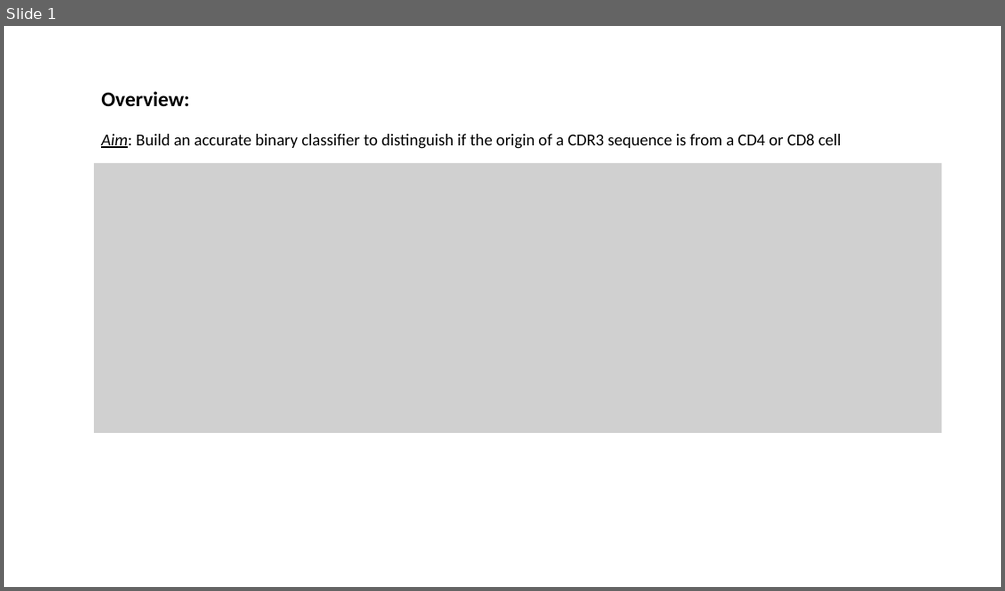
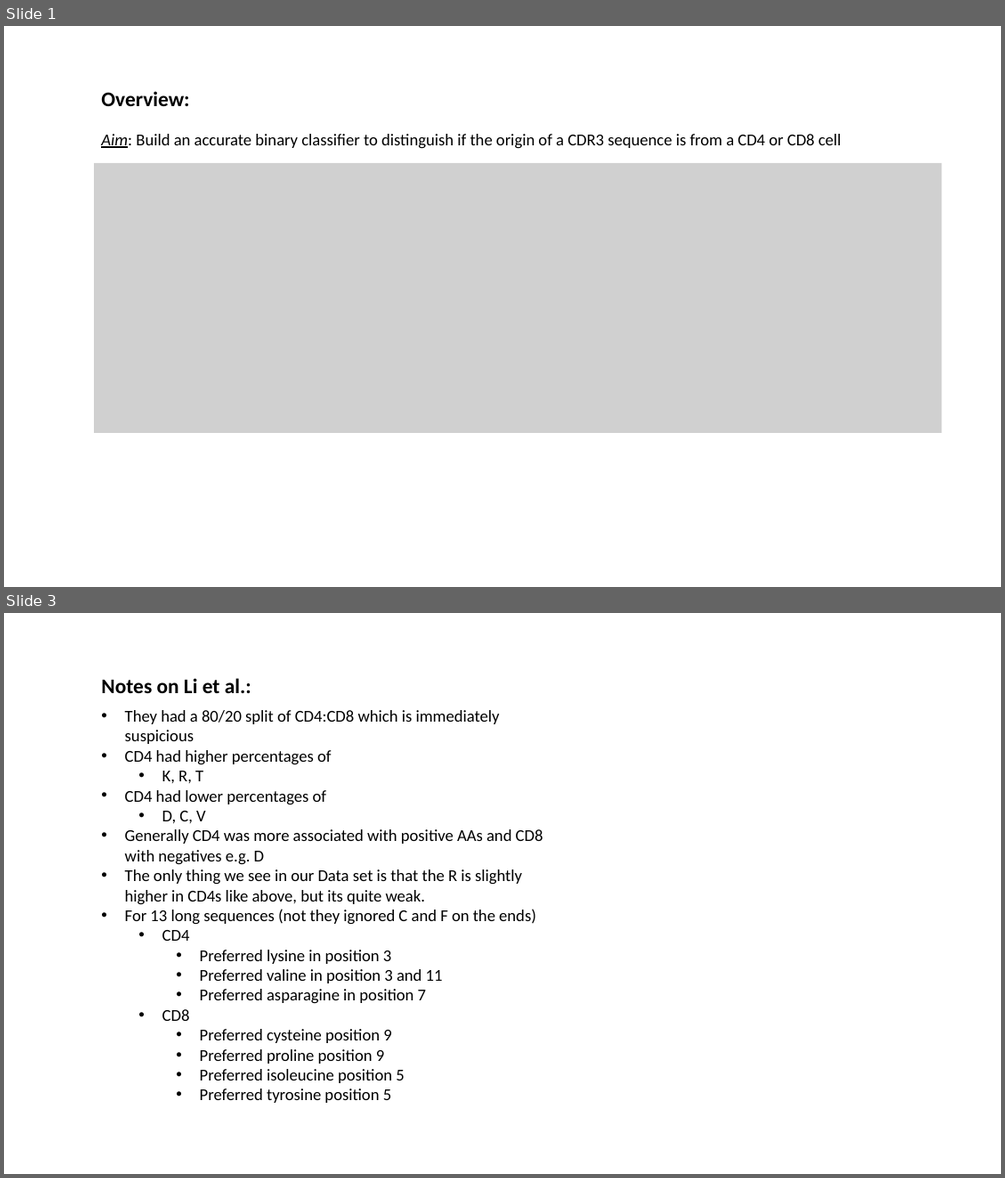
Before and after one commit to innate2adaptive/tcRIP, a slide deck: presentations/algorithm_overview.pptx. Shown one above the other, each under a label of ours: slide 1 before the commit, slides 1 and 3 after it; the slides between them are not shown. The pictures are 1005x591 and 1005x1178 pixels, drawn with LibreOffice and Linux fonts; fonts in the diff are those of the drawing; grey boxes stand for pictures. Boxes give left, top, right and bottom in pixels: in the first picture for what was removed or moved away, otherwise in the second. Text is boxed around its words. In the diff, an @@ line names an element or a change of style, - is before the commit and + after.

```diff
--- a/presentations/algorithm_overview.pptx
+++ b/presentations/algorithm_overview.pptx
@@ slide 3 added at bbox=[4, 613, 1001, 1174], background #FFFFFF @@
@@ text added at bbox=[101, 678, 251, 693], 20 pt, text #000000, bold @@
+Notes on Li et al.:
@@ text added at bbox=[125, 710, 543, 1103], 16 pt, text #000000 @@
+• They had a 80/20 split of CD4:CD8 which is immediately suspicious
+• CD4 had higher percentages of
+  • K, R, T
+• CD4 had lower percentages of
+  • D, C, V
+• Generally CD4 was more associated with positive AAs and CD8 with negatives e.g. D
+• The only thing we see in our Data set is that the R is slightly higher in CD4s like above, but its quite weak.
+• For 13 long sequences (not they ignored C and F on the ends)
+  • CD4
+    • Preferred lysine in position 3
+    • Preferred valine in position 3 and 11
+    • Preferred asparagine in position 7
+  • CD8
+    • Preferred cysteine position 9
+    • Preferred proline position 9
+    • Preferred isoleucine position 5
+    • Preferred tyrosine position 5
```
Also in this commit, not shown: 5 slides changed, 24 other slides added, 22 other files.
